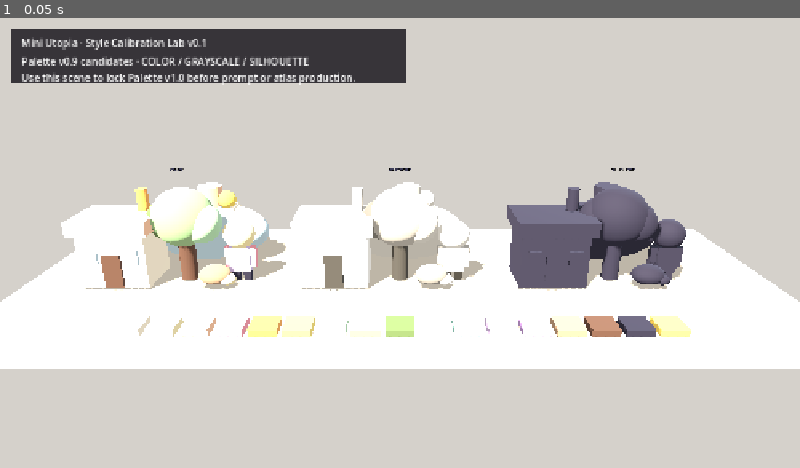
Above: before the commit, frame 1.
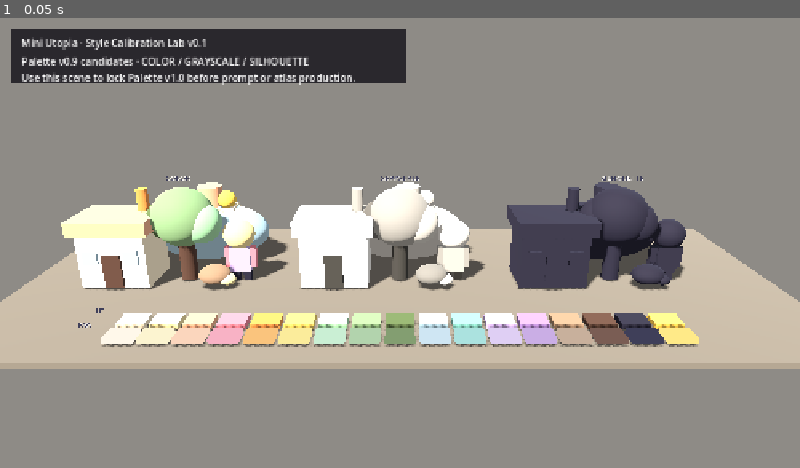
Above: after the commit, the same moment.

Repository: Mrlukahuang/mini-utopia-studio
Game: Godot game, scene res://scenes/style_calibration_lab.tscn
Same seed, same stepped clock (60 frames per second), same inputs: the game is played once before the commit and once after it. This scene is started directly instead of the project's main scene.
Inputs:
- Up to frame 1 (0.05 s): no input

The runs differ from the first frame. In frame 1, 89% of the frame differs, in the area x 0-100%, y 0-100%.

Commit message:
Improve Style Calibration Lab readability

Diff:
--- a/godot/scripts/style_calibration_lab.gd
+++ b/godot/scripts/style_calibration_lab.gd
@@ -34,6 +34,13 @@
     var material := StandardMaterial3D.new()
     material.albedo_color = color
     material.roughness = roughness
+    return material
+
+func _raw_material(color: Color) -> StandardMaterial3D:
+    var material := StandardMaterial3D.new()
+    material.albedo_color = color
+    material.roughness = 1.0
+    material.shading_mode = BaseMaterial3D.SHADING_MODE_UNSHADED
     return material
 
 func _mode_color(source: Color, mode: String) -> Color:
@@ -85,10 +92,10 @@
     var world_env := WorldEnvironment.new()
     var env := Environment.new()
     env.background_mode = Environment.BG_COLOR
-    env.background_color = Color("#D5D1CB")
+    env.background_color = Color("#8E8B86")
     env.ambient_light_source = Environment.AMBIENT_SOURCE_COLOR
-    env.ambient_light_color = Color("#FFF4E2")
-    env.ambient_light_energy = 0.52
+    env.ambient_light_color = Color("#F6F0E7")
+    env.ambient_light_energy = 0.24
     env.tonemap_mode = Environment.TONE_MAPPER_FILMIC
     env.tonemap_exposure = 1.0
     world_env.environment = env
@@ -96,15 +103,15 @@
 
     var key_light := DirectionalLight3D.new()
     key_light.rotation_degrees = Vector3(-48.0, -32.0, 0.0)
-    key_light.light_color = Color("#FFF0D6")
-    key_light.light_energy = 1.0
+    key_light.light_color = Color("#FFF3E0")
+    key_light.light_energy = 0.62
     key_light.shadow_enabled = true
     add_child(key_light)
 
     var fill := DirectionalLight3D.new()
     fill.rotation_degrees = Vector3(-25.0, 142.0, 0.0)
     fill.light_color = Color("#AFCFE5")
-    fill.light_energy = 0.22
+    fill.light_energy = 0.08
     fill.shadow_enabled = false
     add_child(fill)
 
@@ -122,7 +129,7 @@
     mesh.size = Vector3(42.0, 0.35, 18.0)
     floor.mesh = mesh
     floor.position = Vector3(0.0, -0.25, 0.0)
-    floor.material_override = _material(Color("#C9C3BA"), 0.94)
+    floor.material_override = _material(Color("#817D78"), 0.94)
     add_child(floor)
 
 func _build_station(origin: Vector3, title: String, mode: String) -> void:
@@ -138,9 +145,11 @@
 
     var label := Label3D.new()
     label.text = title
-    label.font_size = 42
+    label.font_size = 78
     label.modulate = Color("#343447")
-    label.position = Vector3(0.0, 6.3, 0.0)
+    label.outline_size = 10
+    label.outline_modulate = Color("#F6F0E7")
+    label.position = Vector3(0.0, 5.85, 0.0)
     label.billboard = BaseMaterial3D.BILLBOARD_ENABLED
     root.add_child(label)
 
@@ -185,13 +194,36 @@
     var start_x := -12.8
     for i in keys.size():
         var key: String = keys[i]
-        var swatch := MeshInstance3D.new()
-        var mesh := BoxMesh.new()
-        mesh.size = Vector3(1.35, 0.35, 1.35)
-        swatch.mesh = mesh
-        swatch.position = Vector3(start_x + float(i) * 1.6, 0.15, 6.2)
-        swatch.material_override = _material(_color(key), 0.9)
-        add_child(swatch)
+
+        var raw := MeshInstance3D.new()
+        var raw_mesh := BoxMesh.new()
+        raw_mesh.size = Vector3(1.38, 0.28, 1.05)
+        raw.mesh = raw_mesh
+        raw.position = Vector3(start_x + float(i) * 1.6, 0.18, 7.15)
+        raw.material_override = _raw_material(_color(key))
+        add_child(raw)
+
+        var lit := MeshInstance3D.new()
+        var lit_mesh := BoxMesh.new()
+        lit_mesh.size = Vector3(1.38, 0.28, 1.05)
+        lit.mesh = lit_mesh
+        lit.position = Vector3(start_x + float(i) * 1.6, 0.18, 5.75)
+        lit.material_override = _material(_color(key), 0.9)
+        add_child(lit)
+
+    _add_palette_row_label("RAW", Vector3(-14.35, 0.75, 7.15))
+    _add_palette_row_label("LIT", Vector3(-14.35, 0.75, 5.75))
+
+func _add_palette_row_label(text_value: String, pos: Vector3) -> void:
+    var label := Label3D.new()
+    label.text = text_value
+    label.font_size = 54
+    label.modulate = Color("#343447")
+    label.outline_size = 8
+    label.outline_modulate = Color("#F6F0E7")
+    label.position = pos
+    label.billboard = BaseMaterial3D.BILLBOARD_ENABLED
+    add_child(label)
 
 func _build_hud() -> void:
     var hud := CanvasLayer.new()
